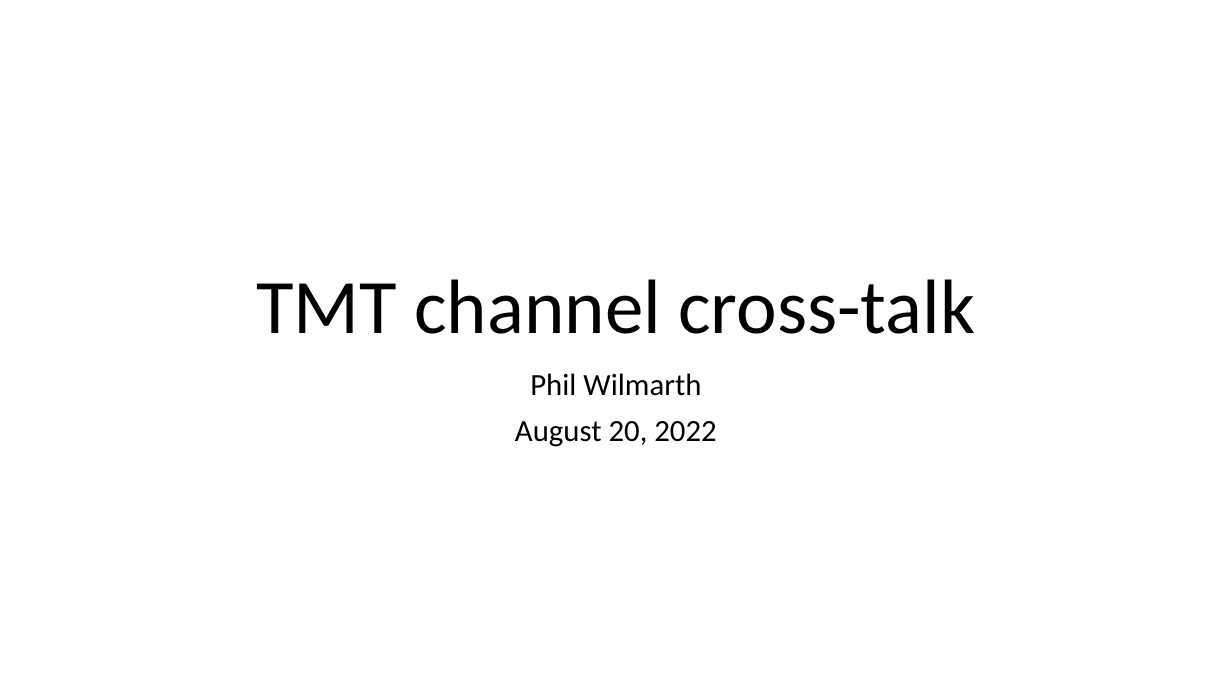
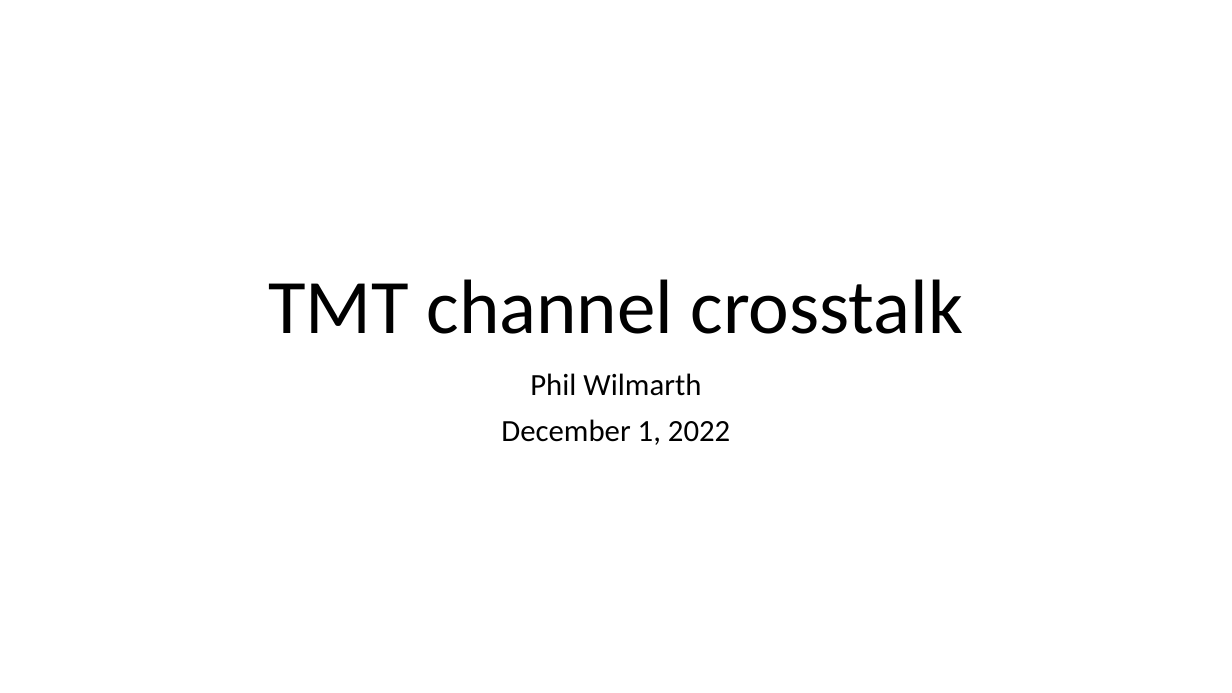
Before and after one commit to pwilmart/TMT_channel_cross_talk, a slide deck: slide 1 of Channel_crosstalk.pptx. Drawn at 1232x693 pixels with LibreOffice and Linux fonts; fonts in the diff are those of the drawing. Boxes give left, top, right and bottom in pixels: in the first picture for what was removed or moved away, otherwise in the second. Text is boxed around its words. In the diff, an @@ line names an element or a change of style, - is before the commit and + after.

Commit message:
edits to title slide

```diff
--- a/Channel_crosstalk.pptx
+++ b/Channel_crosstalk.pptx
@@ title at <box>268,279,963,334</box>: text changed @@
-TMT channel cross-talk
+TMT channel crosstalk
@@ subtitle at <box>501,419,730,445</box>: text changed @@
-August 20, 2022
+December 1, 2022
```
Also in this commit, not shown: 1 other file.
